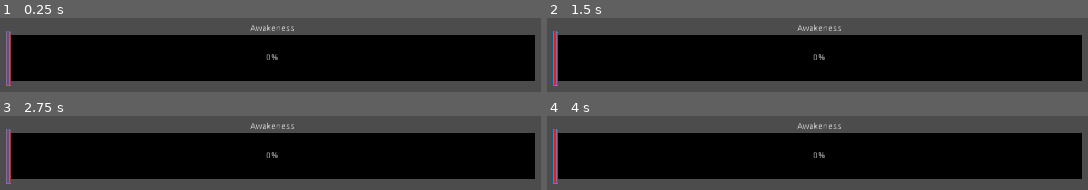
Above: before the commit, frames 1-4 (two rows, left to right).
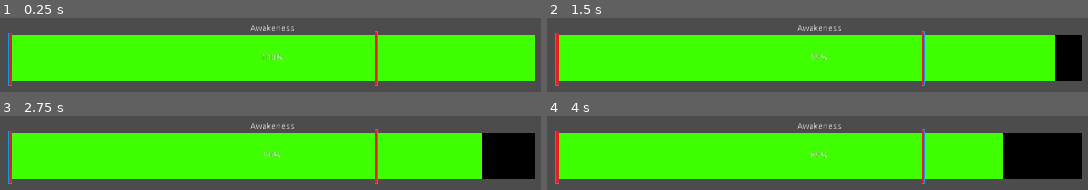
Above: after the commit, the same moments.

Repository: wet-floor/1501-final-project
Game: Godot game, scene res://testing/samuel/alarmBar.tscn
Two runs of this game, one before a commit and one after it. Both use one fixed random seed, a clock stepped at 60 frames per second and the inputs below. This scene is started directly instead of the project's main scene.
Inputs:
- Up to frame 1 (0.25 s): no input
- Up to frame 2 (1.5 s): tap Enter at 0.5 s; hold D (player_right) 0.53-1.28 s; tap Space at 1.25 s; hold S (player_down) from 1.28 s (still down)
- Up to frame 3 (2.75 s): tap Enter at 2 s; release S (player_down) at 2.03 s; hold D (player_right) from 2.03 s (still down)
- Up to frame 4 (4 s): tap Space at 2.75 s; release D (player_right) at 2.78 s; hold W (player_up) 2.78-3.53 s; tap Enter at 3.5 s; hold A (player_left) from 3.53 s (still down)

The runs differ from the first frame. In frame 1, 61% of the frame differs, in the area x 1-99%, y 17-92%; in frame 2, 58%; in frame 3, 55%; in frame 4, 52%.

Commit message:
More changes to level 3
- Added min and max threshold
- Added completion

Diff:
--- a/testing/samuel/alarmBar.gd
+++ b/testing/samuel/alarmBar.gd
@@ -1,16 +1,74 @@
 extends ProgressBar
 
-var percent = 0;
+var percent = 100;
 var min_percent = 0;
-var max_percent = 0;
+var max_percent = 70;
+var completion = 0;
+var stage1Complete = false;
+var stage2Complete = false;
+var stage3Complete = false;
+
 
 # Called when the node enters the scene tree for the first time.
 func _ready():
-	min_percent = 0;
-	max_percent = 70;
-	pass # Replace with function body.
+	value = percent;
+	$minMaxPath/minAwakeness.unit_offset = (0);
+	$minMaxPath/maxAwakeness.unit_offset = (0.7);
+	$awakenessTimer.start();
+	# hide();
 
+func _show_bar():
+	show();
 
-# Called every frame. 'delta' is the elapsed time since the previous frame.
-#func _process(delta):
-#	pass
+func _on_awakenessTimer_timeout():
+	# Minus 1 percent every 1/5 of a second (timer timeout)
+	if percent > 0:
+		percent -= 1;
+
+	# If the percent is in between max and min:
+	if (percent <= max_percent && percent >= min_percent):
+		completion += 2;
+		if completion > 20 && completion < 60 && stage1Complete == false:
+			stage1();
+			stage1Complete = true;
+		if completion > 60 && completion < 80 && stage2Complete == false:
+			stage2();
+			stage2Complete = true;
+		if completion > 80 && completion < 100 && stage3Complete == false:
+			stage3();
+			stage3Complete = true;
+	# If the completion of the level is 100:
+	if completion >= 100:
+		# Level ending code here
+		print("win")
+		pass
+	# Print
+	print("percent: " + str(percent));
+	print("completion: " + str(completion));
+	print("max unit offset: " + str($minMaxPath/maxAwakeness.unit_offset))
+	print("max percent: " + str(max_percent))
+	print("")
+
+func stage1():
+	min_percent = 20
+	max_percent = 60
+	$minMaxPath/minAwakeness.unit_offset = (0.2);
+	$minMaxPath/maxAwakeness.unit_offset = (0.6);
+	pass
+
+func stage2():
+	min_percent = 50
+	max_percent = 80
+	$minMaxPath/minAwakeness.unit_offset = (0.5);
+	$minMaxPath/maxAwakeness.unit_offset = (0.8);
+	pass
+
+func stage3():
+	min_percent = 80
+	max_percent = 100
+	$minMaxPath/minAwakeness.unit_offset = (0.8);
+	$minMaxPath/maxAwakeness.unit_offset = (1);
+	pass
+
+func _process(delta):
+	value = percent;
--- a/testing/samuel/alarmBar.tscn
+++ b/testing/samuel/alarmBar.tscn
@@ -11,7 +11,7 @@
 
 [sub_resource type="Curve2D" id=3]
 _data = {
-"points": PoolVector2Array( 0, 0, 0, 0, 0, 72, 0, 0, 0, 0, 842, 72 )
+"points": PoolVector2Array( 0, 0, 0, 0, 0, 72, 0, 0, 0, 0, 841, 73 )
 }
 
 [node name="alarmBar" type="ProgressBar"]
@@ -36,16 +36,24 @@
 
 [node name="minAwakeness" type="PathFollow2D" parent="minMaxPath"]
 position = Vector2( 0, 72 )
+rotation = 0.00119074
 
 [node name="minAwakenessMarker" type="Sprite" parent="minMaxPath/minAwakeness"]
-position = Vector2( 0.999999, -33.75 )
+position = Vector2( 2, -33 )
 scale = Vector2( 0.230769, 0.303191 )
 texture = ExtResource( 2 )
 
 [node name="maxAwakeness" type="PathFollow2D" parent="minMaxPath"]
 position = Vector2( 0, 72 )
+rotation = 0.00119074
 
 [node name="maxAwakenessMarker" type="Sprite" parent="minMaxPath/maxAwakeness"]
 position = Vector2( -1.5, -35 )
 scale = Vector2( 0.192308, 0.312057 )
 texture = ExtResource( 2 )
+
+[node name="awakenessTimer" type="Timer" parent="."]
+wait_time = 0.25
+autostart = true
+
+[connection signal="timeout" from="awakenessTimer" to="." method="_on_awakenessTimer_timeout"]
--- a/testing/samuel/positionVector2D.gd
+++ b/testing/samuel/positionVector2D.gd
@@ -1,18 +1,8 @@
 extends Position2D
-
-var location = Vector2(0, 0);
-# Declare member variables here. Examples:
-# var a = 2
-# var b = "text"
-
 
 # Called when the node enters the scene tree for the first time.
 func _ready():
 	pass # Replace with function body.
 
 func _set_location(newLocation):
-	location = newLocation
-
-# Called every frame. 'delta' is the elapsed time since the previous frame.
-#func _process(delta):
-#	pass
+	$postionVector2D.position = newLocation
